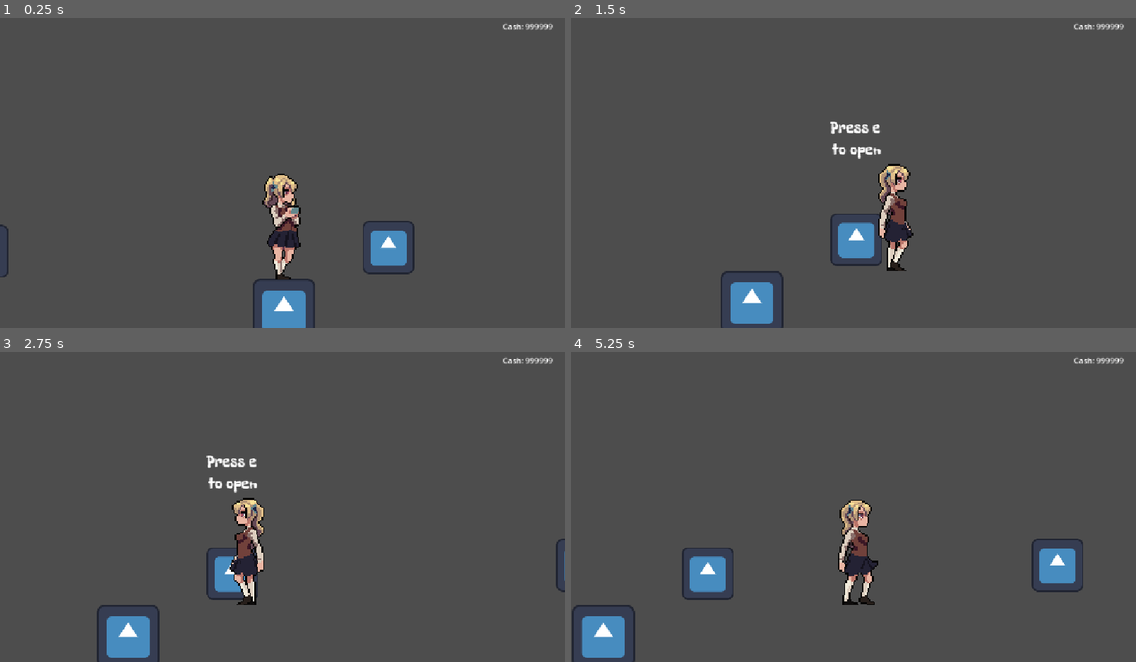
Above: before the commit, frames 1-4 (two rows, left to right).
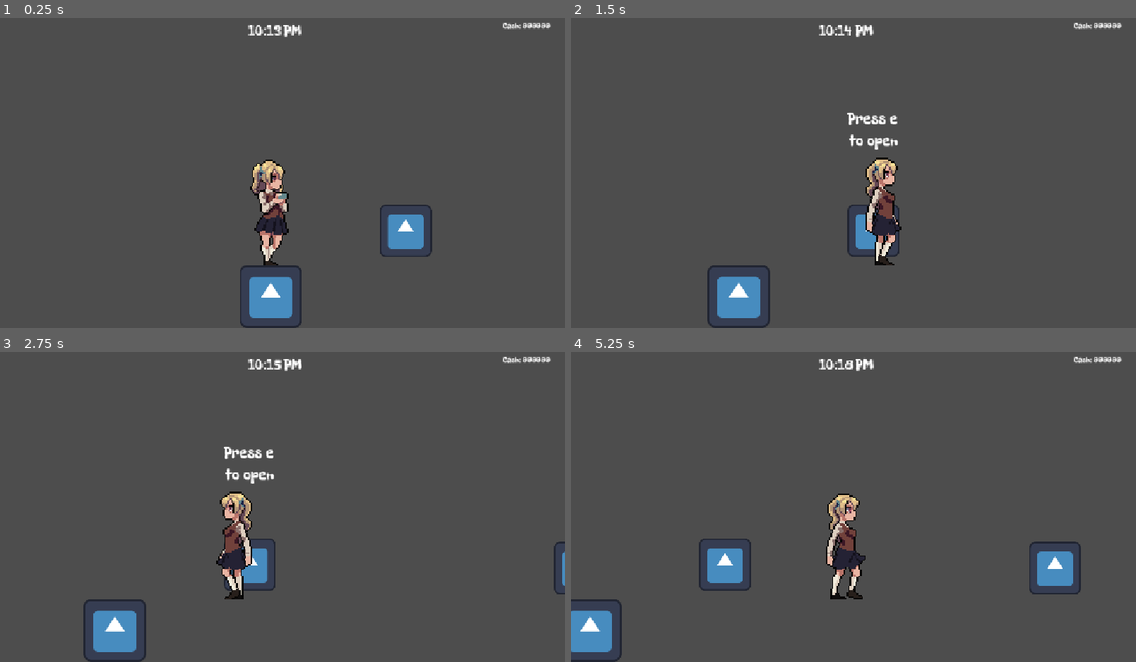
Above: after the commit, the same moments.

Repository: Ronbc779/Game-Jam
Game: Godot game, scene res://scenes/main.tscn
Same seed, same stepped clock (60 frames per second), same inputs: the game is played once before the commit and once after it. The engine's default icon, where the game draws it, is replaced by a stand-in: a white triangle on a blue panel in a dark square.
Inputs:
- Up to frame 1 (0.25 s): no input
- Up to frame 2 (1.5 s): hold E (interact) 0.53-1.28 s; hold D (right) from 0.53 s (still down); tap Ctrl (sprint) at 1.35 s
- Up to frame 3 (2.75 s): release D (right) at 2.03 s; hold A (left) from 2.03 s (still down); hold E (interact) from 2.03 s (still down)
- Up to frame 4 (5.25 s): release A (left) at 2.78 s; release E (interact) at 2.78 s; hold D (right) 2.78-4.28 s; tap Ctrl (sprint) at 2.85, 4.35 s; hold E (interact) 3.53-4.28 s; hold A (left) 4.28-5.03 s; hold D (right) from 5.03 s (still down); hold E (interact) from 5.03 s (still down)

The runs differ from the first frame. In frame 1, 5.2% of the frame differs, in the area x 0-98%, y 1-100%; in frame 2, 5.1%; in frame 3, 5.1%; in frame 4, 5.5%.

Commit message:
feat(timer): configured to get current real time as starting time

Diff:
--- a/scenes/game.tscn
+++ /dev/null
@@ -1,18 +0,0 @@
-[gd_scene format=3 uid="uid://dsv1yaispraxf"]
-
-[ext_resource type="FontFile" uid="uid://dlt66hrua16kh" path="res://assets/others/FreckleFace-Regular.ttf" id="1_uwrxv"]
-
-[node name="game" type="Control" unique_id=1301122954]
-layout_mode = 3
-anchors_preset = 0
-
-[node name="Label" type="Label" parent="." unique_id=1657519209]
-layout_mode = 0
-offset_right = 39.0
-offset_bottom = 21.0
-theme_override_fonts/font = ExtResource("1_uwrxv")
-text = "00:00 PM"
-horizontal_alignment = 1
-vertical_alignment = 1
-
-[node name="Timer" type="Timer" parent="." unique_id=1710350261]
--- a/scenes/main.tscn
+++ b/scenes/main.tscn
@@ -2,8 +2,10 @@
 
 [ext_resource type="PackedScene" uid="uid://d3p0w7xedufrr" path="res://scenes/player.tscn" id="1_o5qli"]
 [ext_resource type="Texture2D" uid="uid://barq67eed08is" path="res://icon.svg" id="2_0wfyh"]
+[ext_resource type="FontFile" uid="uid://dlt66hrua16kh" path="res://assets/others/FreckleFace-Regular.ttf" id="2_tefeu"]
 [ext_resource type="PackedScene" uid="uid://c75i5pq6q8xxq" path="res://scenes/shop_ui.tscn" id="3_sugp2"]
 [ext_resource type="PackedScene" uid="uid://cgfy1hdddn10w" path="res://scenes/shop.tscn" id="4_jyhfs"]
+[ext_resource type="PackedScene" uid="uid://dsv1yaispraxf" path="res://scenes/timer.tscn" id="4_o6xl0"]
 
 [sub_resource type="WorldBoundaryShape2D" id="WorldBoundaryShape2D_13qdw"]
 distance = 63.0
@@ -11,7 +13,7 @@
 [node name="main" type="Node2D" unique_id=713853499]
 
 [node name="StaticBody2D" type="StaticBody2D" parent="." unique_id=1767108926]
-position = Vector2(524, 404)
+position = Vector2(550, 583)
 metadata/_edit_group_ = true
 
 [node name="Sprite2D" type="Sprite2D" parent="StaticBody2D" unique_id=1186284110]
@@ -31,32 +33,41 @@
 grow_horizontal = 0
 offset_transform_enabled = true
 offset_transform_position = Vector2(-20, 20)
+theme_override_fonts/font = ExtResource("2_tefeu")
 text = "Cash: 999999"
 metadata/_edit_use_anchors_ = true
 
 [node name="Control" parent="CanvasLayer" unique_id=1622125491 instance=ExtResource("3_sugp2")]
-offset_left = 13.0
-offset_top = -30.0
-offset_right = -62.0
-offset_bottom = -215.0
+offset_left = 9.0
+offset_top = 45.0
+offset_right = -66.0
+offset_bottom = -140.0
 metadata/_edit_use_anchors_ = true
 
+[node name="timer" parent="CanvasLayer" unique_id=1301122954 instance=ExtResource("4_o6xl0")]
+texture_filter = 1
+offset_left = 506.0
+offset_top = 20.0
+offset_right = 506.0
+offset_bottom = 20.0
+scale = Vector2(1.885, 1.885)
+
 [node name="shop" parent="." unique_id=1341165774 instance=ExtResource("4_jyhfs")]
-position = Vector2(737, 330)
+position = Vector2(825, 503)
 shop_ui_path = NodePath("../CanvasLayer/Control")
 
 [node name="shop2" parent="." unique_id=424625855 instance=ExtResource("4_jyhfs")]
-position = Vector2(-91, 338)
+position = Vector2(-138, 512)
 shop_ui_path = NodePath("../CanvasLayer/Control")
 
 [node name="shop3" parent="." unique_id=377003193 instance=ExtResource("4_jyhfs")]
-position = Vector2(1450, 313)
+position = Vector2(1498, 510)
 shop_ui_path = NodePath("../CanvasLayer/Control")
 
 [node name="main character" parent="." unique_id=1068984735 groups=["player"] instance=ExtResource("1_o5qli")]
-position = Vector2(519, 313)
+position = Vector2(547, 519)
 
 [node name="Camera2D" type="Camera2D" parent="main character" unique_id=1912602924]
-position = Vector2(0.66666675, -69.333336)
+position = Vector2(9, -65.333336)
 position_smoothing_enabled = true
 position_smoothing_speed = 3.5
--- a/scenes/shop.tscn
+++ b/scenes/shop.tscn
@@ -25,7 +25,7 @@
 offset_left = -53.0
 offset_top = -304.0
 offset_right = 56.0
-offset_bottom = -217.0
+offset_bottom = -172.0
 theme_override_fonts/font = ExtResource("3_1l46r")
 theme_override_font_sizes/font_size = 33
 text = "Press e
--- /dev/null
+++ b/scenes/timer.tscn
@@ -0,0 +1,20 @@
+[gd_scene format=3 uid="uid://dsv1yaispraxf"]
+
+[ext_resource type="Script" uid="uid://cdc5uhgr6wm8j" path="res://scripts/timer.gd" id="1_5lxq6"]
+[ext_resource type="FontFile" uid="uid://dlt66hrua16kh" path="res://assets/others/FreckleFace-Regular.ttf" id="1_srplv"]
+
+[node name="timer" type="Control" unique_id=1301122954]
+layout_mode = 3
+anchors_preset = 0
+script = ExtResource("1_5lxq6")
+
+[node name="Label" type="Label" parent="." unique_id=1657519209]
+layout_mode = 0
+offset_right = 39.0
+offset_bottom = 21.0
+theme_override_fonts/font = ExtResource("1_srplv")
+text = "00:00 PM"
+horizontal_alignment = 1
+vertical_alignment = 1
+
+[node name="Timer" type="Timer" parent="." unique_id=1710350261]
--- /dev/null
+++ b/scripts/timer.gd
@@ -0,0 +1,53 @@
+extends Control
+
+signal boarding_time_reached
+
+@onready var label: Label = $Label
+@onready var timer: Timer = $Timer
+
+@export var minutes_until_boarding: int = 30
+
+var start_total_minutes: int = 0
+var minutes_elapsed: int = 0
+var boarding_triggered: bool = false
+
+func _ready() -> void:
+	var system_time := Time.get_time_dict_from_system()
+	start_total_minutes = system_time["hour"] * 60 + system_time["minute"]
+
+	timer.wait_time = 1.0
+	timer.one_shot = false
+	timer.autostart = true
+	timer.timeout.connect(_on_timer_timeout)
+	timer.start()
+
+	update_label()
+
+func _on_timer_timeout() -> void:
+	if boarding_triggered:
+		return
+
+	minutes_elapsed += 1
+	update_label()
+
+	if minutes_elapsed >= minutes_until_boarding:
+		boarding_triggered = true
+		timer.stop()
+		boarding_time_reached.emit()
+
+func update_label() -> void:
+	var current_total := start_total_minutes + minutes_elapsed
+	label.text = format_time(current_total)
+
+func format_time(total_minutes: int) -> String:
+	total_minutes = total_minutes % (24 * 60)
+	var hour_24 := total_minutes / 60
+	var minute := total_minutes % 60
+
+	var is_pm := hour_24 >= 12
+	var hour_12 := hour_24 % 12
+	if hour_12 == 0:
+		hour_12 = 12
+
+	var suffix := "PM" if is_pm else "AM"
+	return "%02d:%02d %s" % [hour_12, minute, suffix]
Not shown, added: scripts/timer.gd.uid
